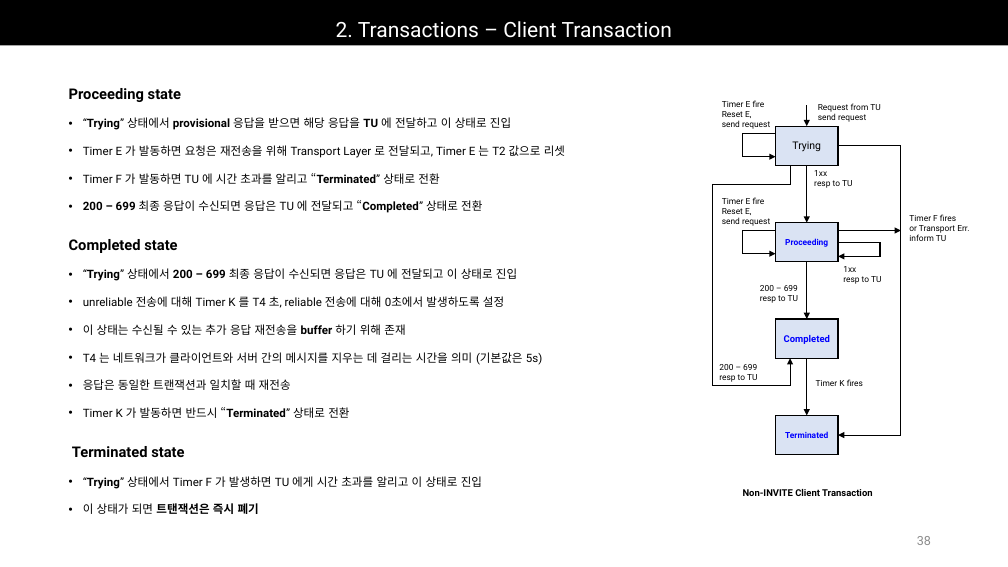
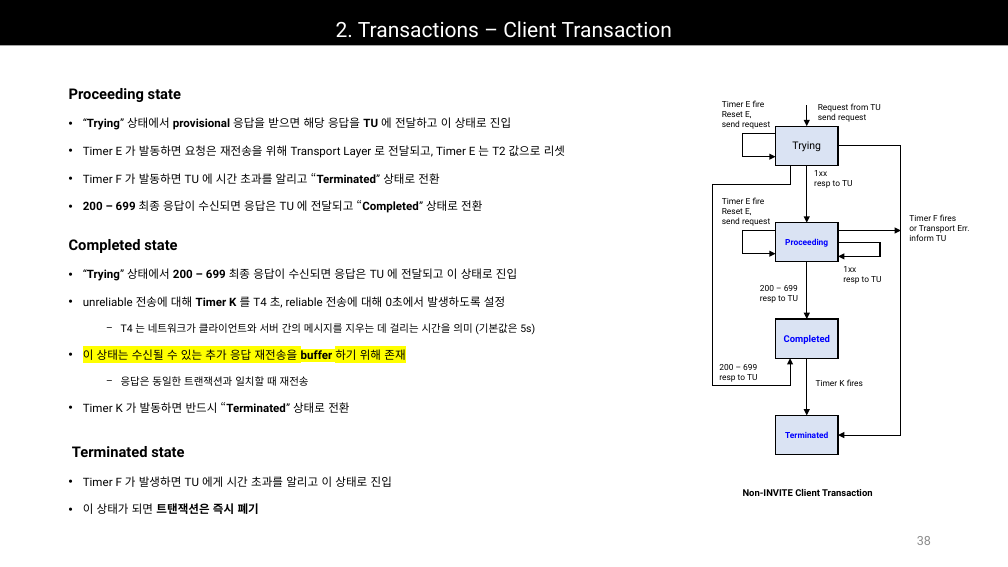
Before and after one commit to Epsilonely/SIP-Survey, a slide deck: slide 38 of 세미나 3차.pptx. Drawn at 1008x567 pixels with LibreOffice and Linux fonts; fonts in the diff are those of the drawing. Boxes give left, top, right and bottom in pixels: in the first picture for what was removed or moved away, otherwise in the second. Text is boxed around its words. In the diff, an @@ line names an element or a change of style, - is before the commit and + after.

```diff
--- a/세미나 3차.pptx
+++ b/세미나 3차.pptx
@@ text at box(83, 296, 505, 386): bold on in "Timer K"; highlight none to #FFFF00 in "이 상태는 수신될 수 있는 추가 응답 ..."; size 11 to 10 pt in "응답은 동일한 트랜잭션과 일치할 때 재전송"; bullet • to −; list level 1 to 2 in "응답은 동일한 트랜잭션과 일치할 때 ..." @@
@@ text at box(121, 323, 535, 334): paragraph added @@
+  − T4 는 네트워크가 클라이언트와 서버 간의 메시지를 지우는 데 걸리는 시간을 의미 (기본값은 5s)
@@ text at box(83, 352, 542, 365): paragraph removed @@
-• T4 는 네트워크가 클라이언트와 서버 간의 메시지를 지우는 데 걸리는 시간을 의미 (기본값은 5s)
@@ text at box(83, 476, 392, 487): text changed @@
-• “Trying” 상태에서 Timer F 가 발생하면 TU 에게 시간 초과를 알리고 이 상태로 진입
+• Timer F 가 발생하면 TU 에게 시간 초과를 알리고 이 상태로 진입
```
Also in this commit, not shown: 8 other slides changed, 2 slides removed, 1 other file.
